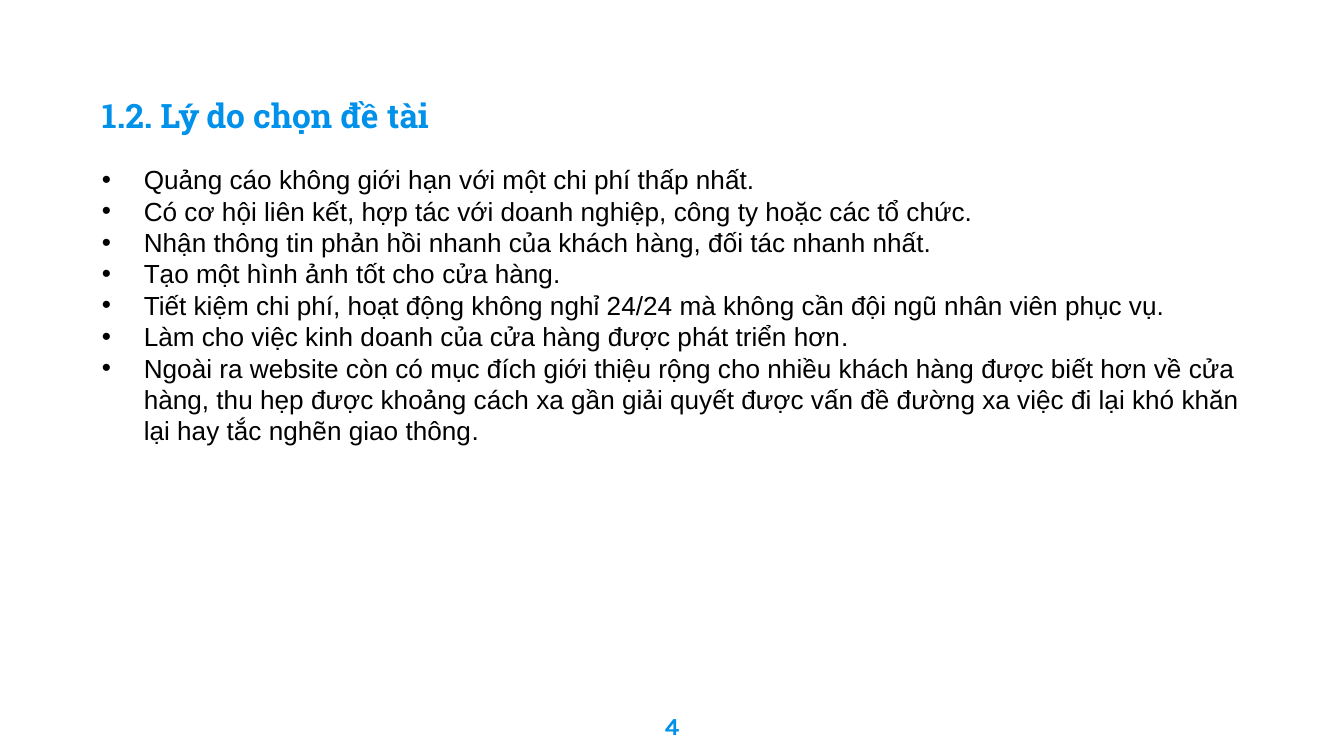
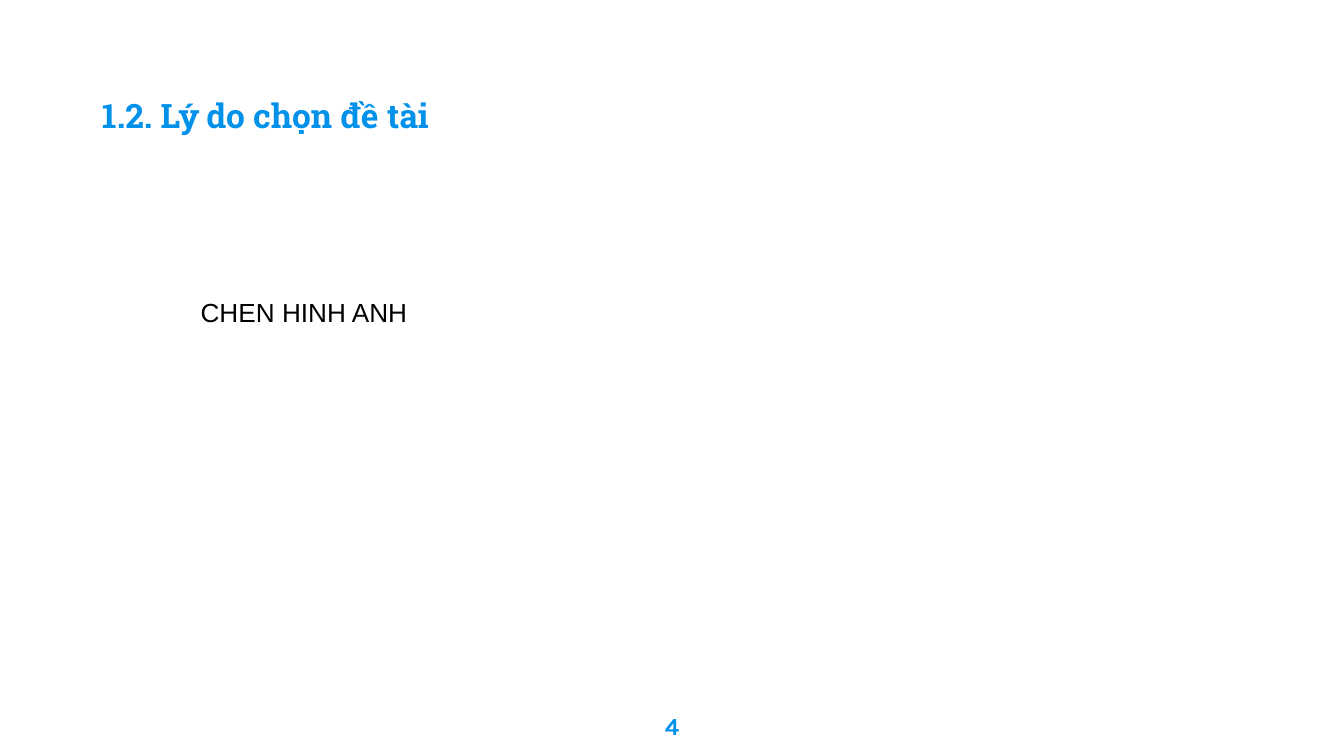
Before and after one commit to haitran2000/Ecommerce-Fashion-Website, a slide deck: slide 4 of Do An Tot Nghiep.pptx. Drawn at 1344x756 pixels with LibreOffice and Linux fonts; fonts in the diff are those of the drawing; background and template pictures are left out. Boxes give left, top, right and bottom in pixels: in the first picture for what was removed or moved away, otherwise in the second. Text is boxed around its words. In the diff, an @@ line names an element or a change of style, - is before the commit and + after.

```diff
--- a/Do An Tot Nghiep.pptx
+++ b/Do An Tot Nghiep.pptx
@@ text removed at (144, 169, 1239, 446) @@
-• Quảng cáo không giới hạn với một chi phí thấp nhất.
-• Có cơ hội liên kết, hợp tác với doanh nghiệp, công ty hoặc các tổ chức.
-• Nhận thông tin phản hồi nhanh của khách hàng, đối tác nhanh nhất.
-• Tạo một hình ảnh tốt cho cửa hàng.
-• Tiết kiệm chi phí, hoạt động không nghỉ 24/24 mà không cần đội ngũ nhân viên phục vụ.
-• Làm cho việc kinh doanh của cửa hàng được phát triển hơn.
-• Ngoài ra website còn có mục đích giới thiệu rộng cho nhiều khách hàng được biết hơn về cửa hàng, thu hẹp được khoảng cách xa gần giải quyết được vấn đề đường xa việc đi lại khó khăn lại hay tắc nghẽn giao thông.
@@ text added at (201, 303, 407, 323), 14 pt, text #000000 @@
+CHEN HINH ANH
```
Also in this commit, not shown: 1 other slide changed, 2 slides added, 10 other files.
